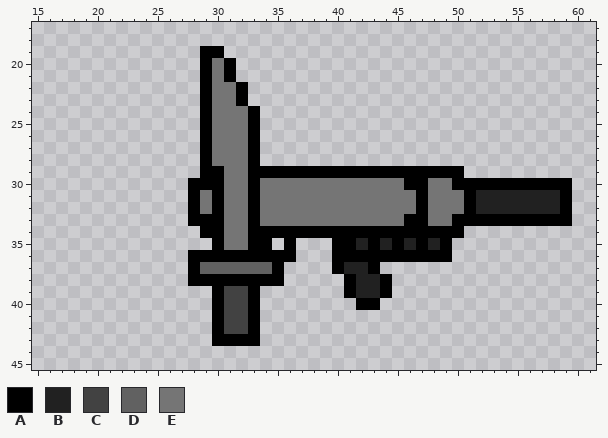
Pixel-art file, stored at Assets/Art/Sprites/Weapon Icon.aseprite. The picture above was drawn from the file before the commit.
64x64 pixels, 1 frame. Shown: x 15..61, y 17..45.
Visible layers, top first: "Sword Icon", "Pistol Icon", "Shotgun Icon", "Rifle Icon".
Palette (. is transparent): A #000000  B #212121  C #424242  D #616161  E #757575
Pixels before, first column x 28:
19 .AA.............................
20 .AEA............................
21 .AEA............................
22 .AEEA...........................
23 .AEEA...........................
24 .AEEEA..........................
25 .AEEEA..........................
26 .AEEEA..........................
27 .AEEEA..........................
28 .AEEEA..........................
29 .AAEEAAAAAAAAAAAAAAAAAA.........
30 AAAEEAEEEEEEEEEEEEAAEEAAAAAAAAAA
31 AEAEEAEEEEEEEEEEEEEAEEEABBBBBBBA
32 AEAEEAEEEEEEEEEEEEEAEEEABBBBBBBA
33 AAAEEAEEEEEEEEEEEEAAEEAAAAAAAAAA
34 .AAEEAAAAAAAAAAAAAAAAAA.........
35 ..AEEAA.A...AABABABABA..........
36 AAAAAAAAA...AAAAAAAAAA..........
37 ADDDDDDA....ABBA................
38 AAAAAAAA.....ABBA...............
39 ..ACCA.......ABBA...............
40 ..ACCA........AA................
41 ..ACCA..........................
42 ..ACCA..........................
43 ..AAAA..........................
After:
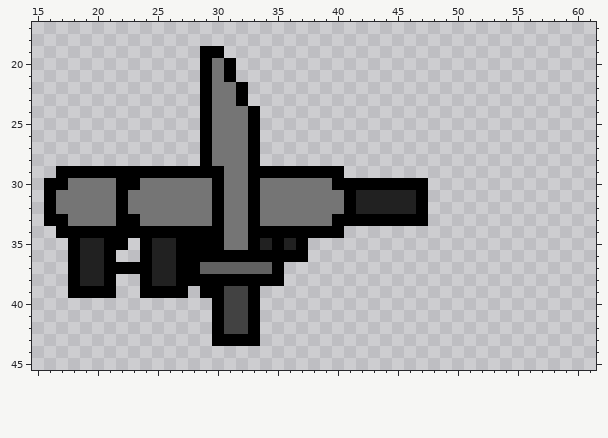
Diff:
Changed rows in their new state; - is an unchanged pixel.
Layers "Pistol Icon", "Shotgun Icon", "Rifle Icon":
first column x 16:
29 -AAAAAAAAAAAA------------..........---------
30 AAEEEEAAEEEEEE----------AAAAAA--............
31 AEEEEEAEEEEEE------------ABBBBB-............
32 AEEEEEAEEEEEE------------ABBBBB-............
33 AAEEEEAAEEEEEE----------AAAAAA--............
34 -AAAAAAAAAAAA------------..........---------
35 --ABBAA-ABBAAA----BABA--..........----------
36 --ABBA--ABBA---------A--..........----------
37 --ABBAAAABBA------------....----------------
38 --ABBA--ABBA-------------....---------------
39 --AAAA--AAAA-A-----------....---------------
40 --------------------------..----------------
Pixel boxes of the changes (left, top, right, bottom) in both pictures:
changed: (44, 166, 212, 298)
changed: (260, 166, 572, 310)
